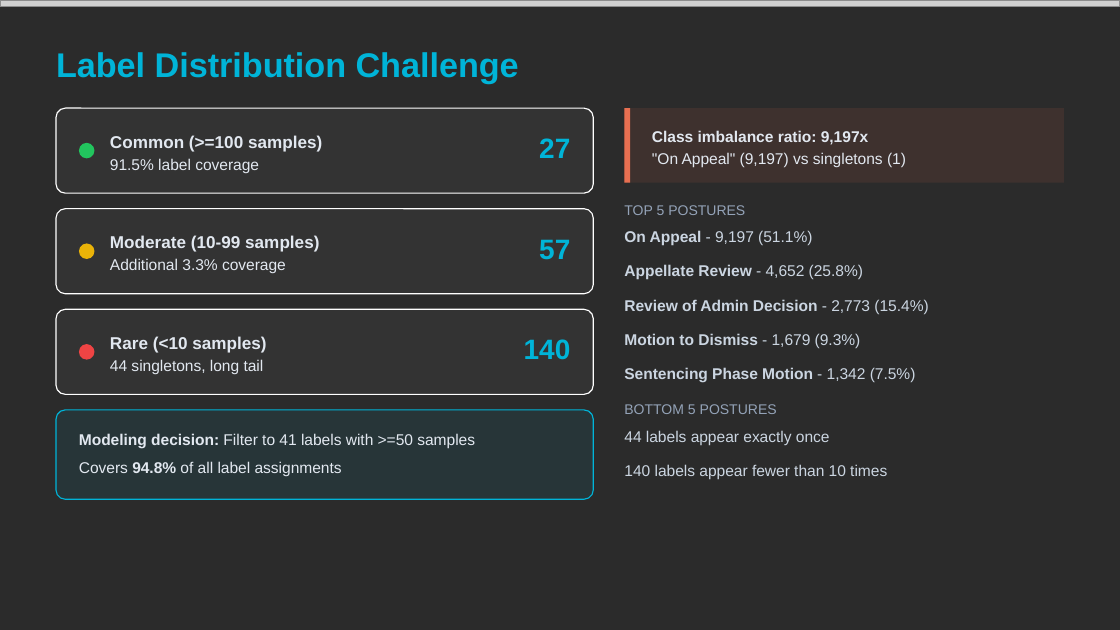
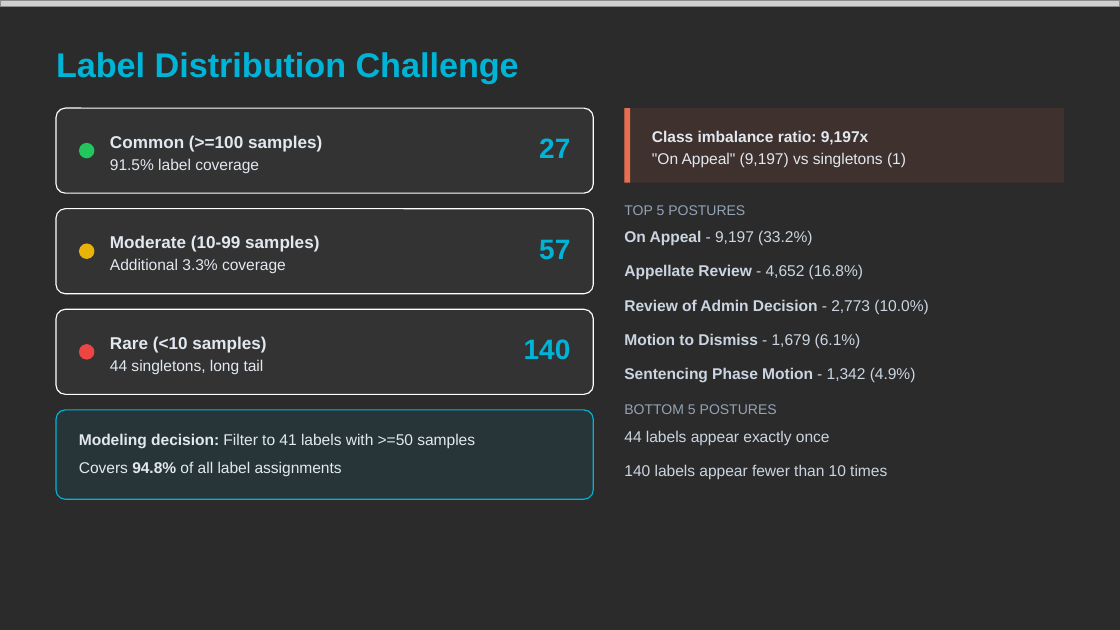
Before and after one commit to aledba/tr_challenge, a slide deck: slide 4 of outputs/TR_Interview_Presentation.pptx. Drawn at 1120x630 pixels with LibreOffice and Linux fonts; fonts in the diff are those of the drawing; grey boxes stand for pictures; background and template pictures are left out; a plain dark background stands for a picture behind light text. Boxes give left, top, right and bottom in pixels: in the first picture for what was removed or moved away, otherwise in the second. Text is boxed around its words. In the diff, an @@ line names an element or a change of style, - is before the commit and + after.

```diff
--- a/outputs/TR_Interview_Presentation.pptx
+++ b/outputs/TR_Interview_Presentation.pptx
@@ text at (624, 230, 812, 246): text changed @@
-On Appeal - 9,197 (51.1%)
+On Appeal - 9,197 (33.2%)
@@ text at (624, 264, 863, 280): text changed @@
-Appellate Review - 4,652 (25.8%)
+Appellate Review - 4,652 (16.8%)
@@ text at (624, 299, 928, 314): text changed @@
-Review of Admin Decision - 2,773 (15.4%)
+Review of Admin Decision - 2,773 (10.0%)
@@ text at (624, 333, 861, 348): text changed @@
-Motion to Dismiss - 1,679 (9.3%)
+Motion to Dismiss - 1,679 (6.1%)
@@ text at (624, 367, 916, 382): text changed @@
-Sentencing Phase Motion - 1,342 (7.5%)
+Sentencing Phase Motion - 1,342 (4.9%)
```
Also in this commit, not shown: 3 other slides changed, 5 slides added, 17 other files.
